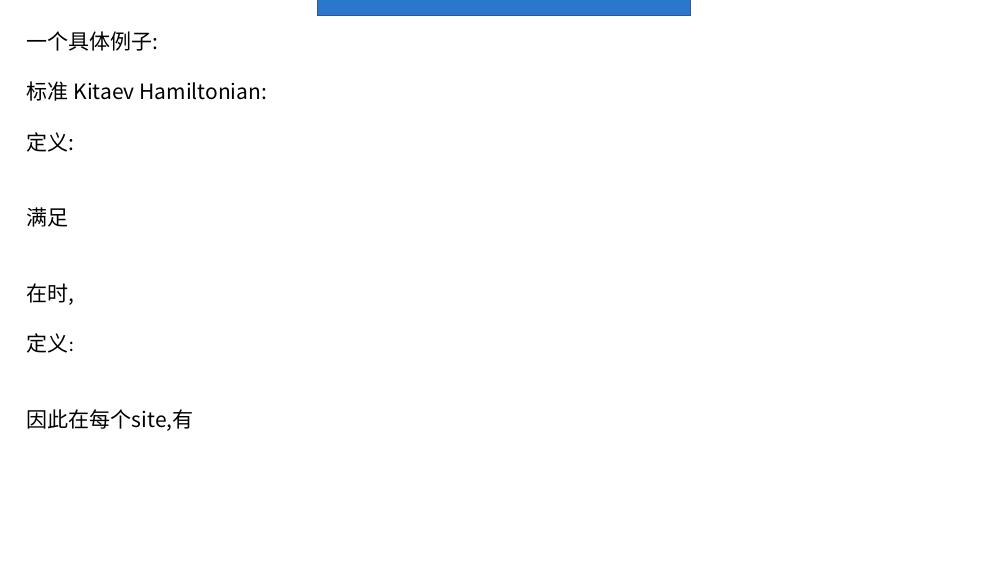
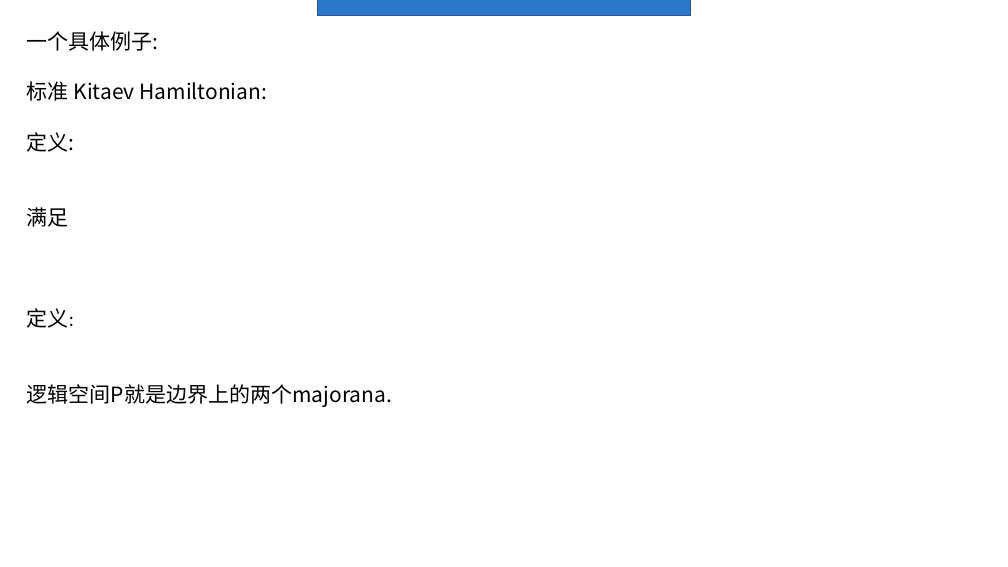
Before and after one commit to Asice-Cloud/quantummmm, a slide deck: slide 35 of y2.pptx. Drawn at 1008x567 pixels with LibreOffice and Linux fonts; fonts in the diff are those of the drawing. Boxes give left, top, right and bottom in pixels: in the first picture for what was removed or moved away, otherwise in the second. Text is boxed around its words. In the diff, an @@ line names an element or a change of style, - is before the commit and + after.

```diff
--- a/y2.pptx
+++ b/y2.pptx
@@ text at (27,283,75,305): paragraph removed @@
-在时,
@@ text at (27,384,393,407): text changed @@
-因此在每个site,有
+逻辑空间P就是边界上的两个majorana.
```
Also in this commit, not shown: 4 other slides changed, 3 slides added, 1 slide removed.
